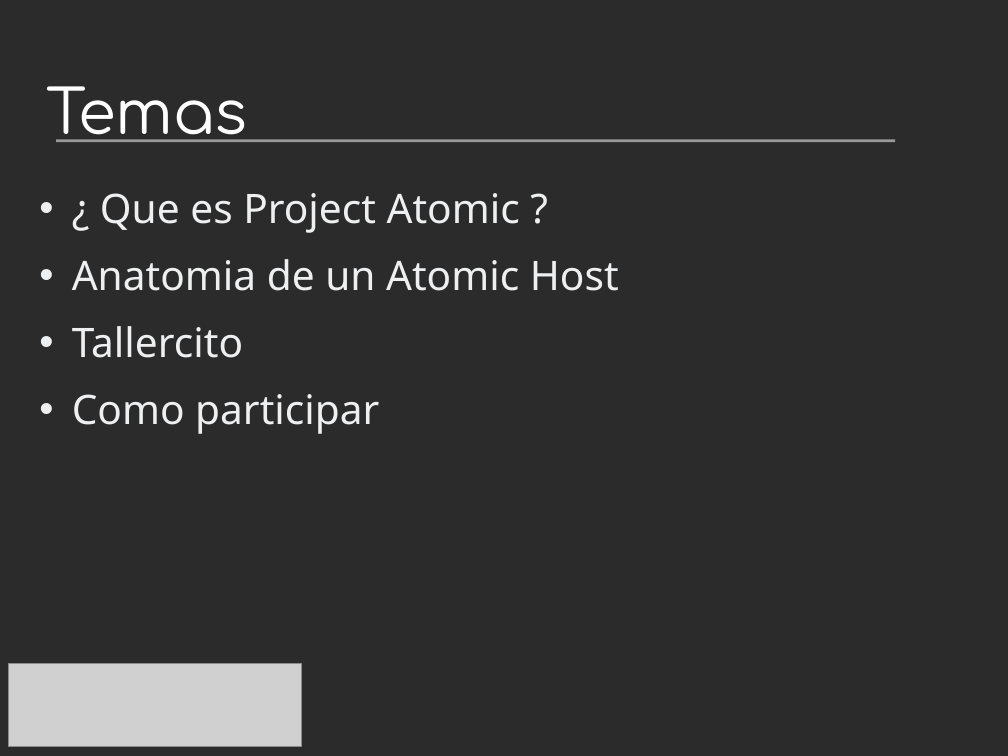
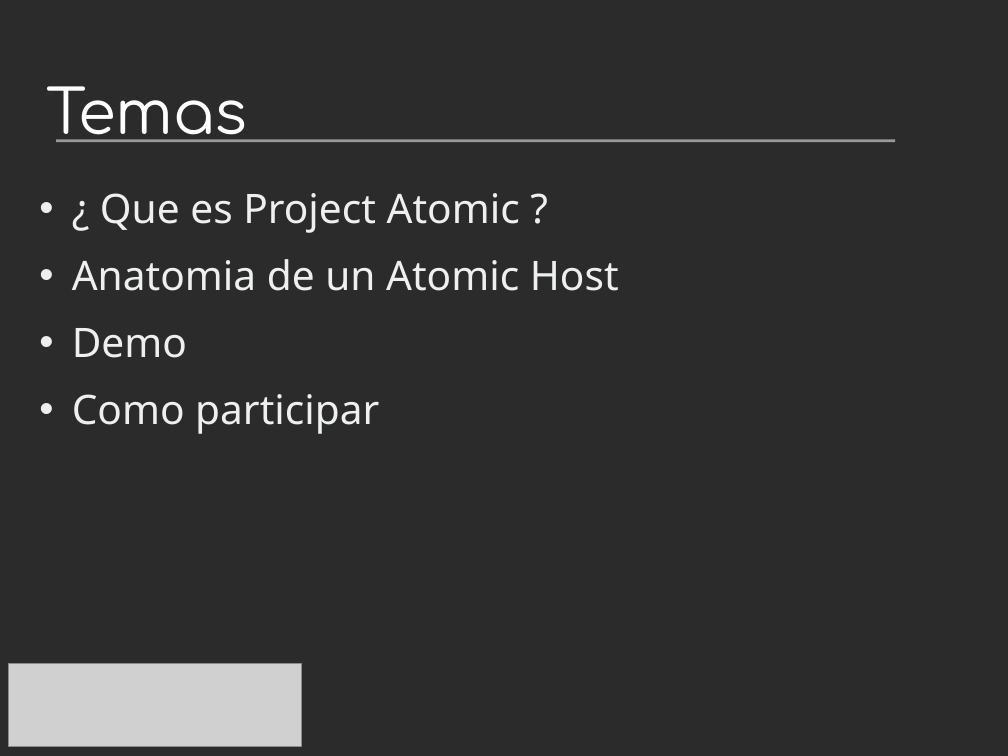
Before and after one commit to villadalmine/arg-fedora, a slide deck: slide 3 of Presentaciones/Devopconf2015/ProyectoAtomic.odp. Drawn at 1008x756 pixels with LibreOffice and Linux fonts; fonts in the diff are those of the drawing; grey boxes stand for pictures; background and template pictures are left out; a plain dark background stands for a picture behind light text. Boxes give left, top, right and bottom in pixels: in the first picture for what was removed or moved away, otherwise in the second. Text is boxed around its words. In the diff, an @@ line names an element or a change of style, - is before the commit and + after.

```diff
--- a/Presentaciones/Devopconf2015/ProyectoAtomic.odp
+++ b/Presentaciones/Devopconf2015/ProyectoAtomic.odp
@@ text at (x1=72, y1=328, x2=187, y2=358): text changed @@
-• Tallercito
+• Demo
```
Also in this commit, not shown: 18 other slides changed, 8 slides added, 19 other files.
